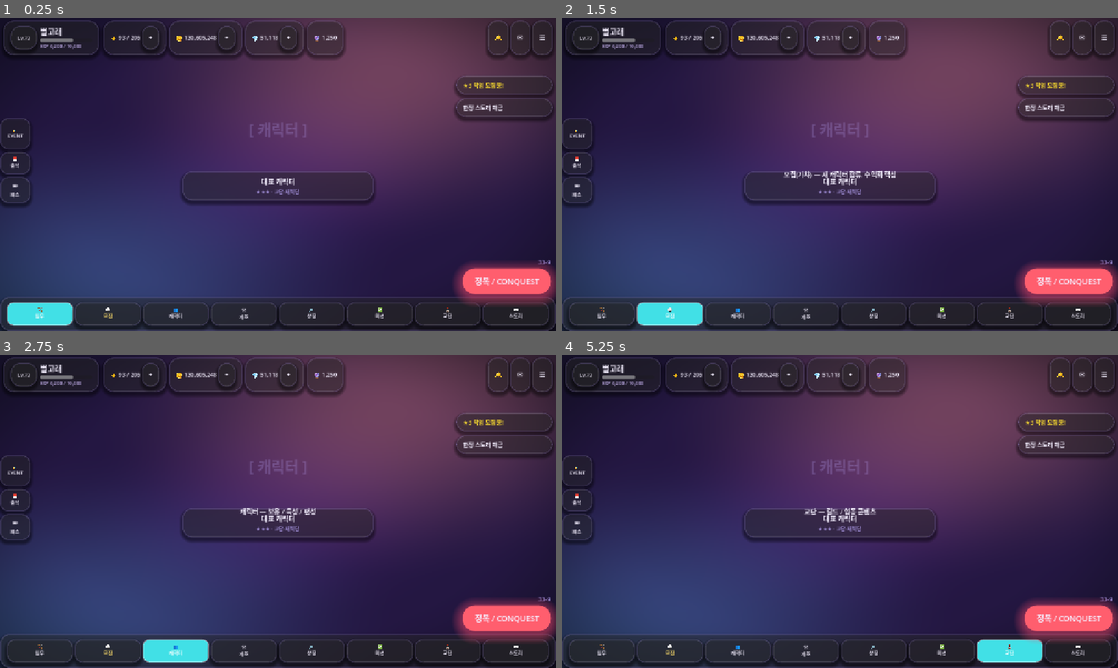
Above: before the commit, frames 1-4 (two rows, left to right).
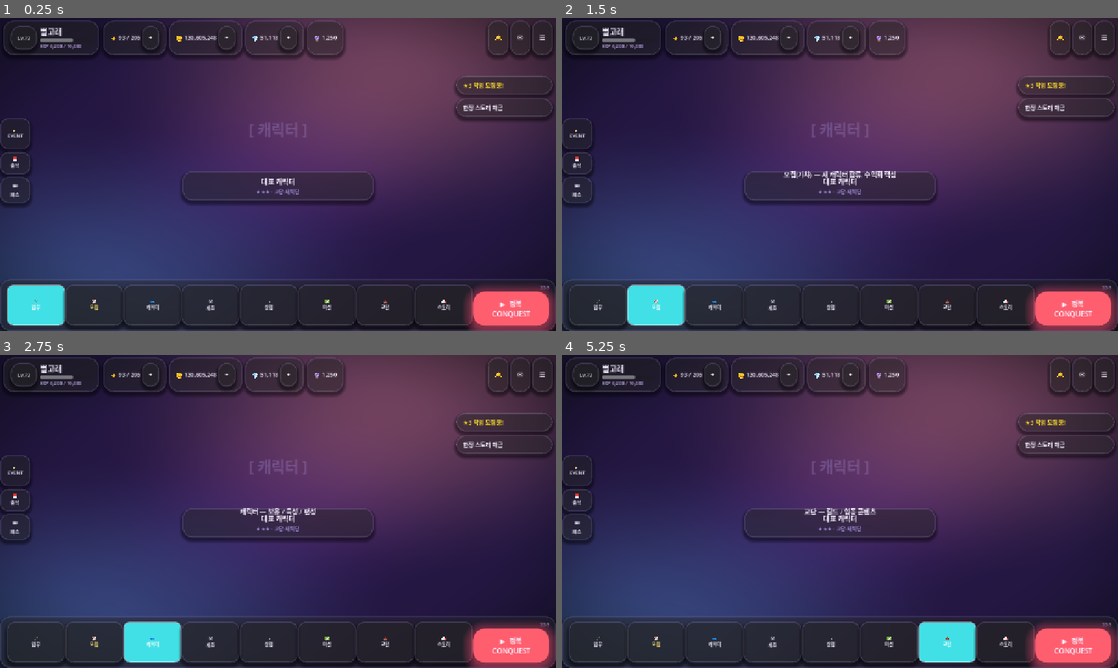
Above: after the commit, the same moments.

Repository: KADSA-OFFICIAL/Group-2
Game: Godot game, scene res://Boot.tscn
Two runs of this game, one before a commit and one after it. Both use one fixed random seed, a clock stepped at 60 frames per second and the inputs below.
Inputs:
- Up to frame 1 (0.25 s): no input
- Up to frame 2 (1.5 s): click "🏹 임무" at 0.5 s; click "🎲 모집" at 1.25 s
- Up to frame 3 (2.75 s): click "👥 캐릭터" at 2 s
- Up to frame 4 (5.25 s): click "⚒ 제조" at 2.75 s; click "🛒 상점" at 3.5 s; click "✅ 미션" at 4.25 s; click "🏰 교단" at 5 s

The runs differ from the first frame. In frame 1, 8.0% of the frame differs, in the area x 0-100%, y 77-100%; in frame 2, 8.3%; in frame 3, 8.6%; in frame 4, 9.6%.

Commit message:
feat: 정복 버튼을 하단 내비 바에 통합
- ConquestCTA(분리 VBoxContainer) 제거
- NavPanel 내부에 OuterRow(HBoxContainer) 추가
- BottomNav: size_flags_horizontal=3 으로 좌측 공간 확장, 폰트 10px로 슬림화
- ConquestSection(175px 고정폭)을 OuterRow 우측에 배치
  - NextStageLabel(unique): "33-9  다음 정복 스테이지" 상단 소형 라벨
  - ConquestButton(unique): 하단 바와 같은 높이로 cta_box 적용

Co-Authored-By: Claude Sonnet 4.6 <noreply@anthropic.com>

Diff:
--- a/screens/main/MainScreen.tscn
+++ b/screens/main/MainScreen.tscn
@@ -332,99 +332,105 @@
 theme_override_font_sizes/font_size = 12
 theme_override_colors/font_color = Color(0.741176, 0.666667, 1, 0.8)
 
-; ── BottomNav ──────────────────────────────────────────────────────────────
+; ── 하단 바: 내비게이션 + 정복 버튼 (같은 높이) ────────────────────────────
 [node name="NavPanel" type="PanelContainer" parent="."]
 layout_mode = 1
 anchor_top = 1.0
 anchor_right = 1.0
 anchor_bottom = 1.0
-offset_top = -76.0
+offset_top = -82.0
 grow_horizontal = 2
 grow_vertical = 0
 
-[node name="BottomNav" type="HBoxContainer" parent="NavPanel"]
-unique_name_in_owner = true
-layout_mode = 2
-theme_override_constants/separation = 4
-
-[node name="Hunt" type="Button" parent="NavPanel/BottomNav"]
-layout_mode = 2
-size_flags_horizontal = 3
+[node name="OuterRow" type="HBoxContainer" parent="NavPanel"]
+layout_mode = 2
+theme_override_constants/separation = 0
+
+; ── BottomNav (좌측 확장) ──
+[node name="BottomNav" type="HBoxContainer" parent="NavPanel/OuterRow"]
+unique_name_in_owner = true
+layout_mode = 2
+size_flags_horizontal = 3
+theme_override_constants/separation = 0
+
+[node name="Hunt" type="Button" parent="NavPanel/OuterRow/BottomNav"]
+layout_mode = 2
+size_flags_horizontal = 3
+size_flags_vertical = 3
 text = "🏹\n임무"
-theme_override_font_sizes/font_size = 11
-
-[node name="Recruit" type="Button" parent="NavPanel/BottomNav"]
-layout_mode = 2
-size_flags_horizontal = 3
+theme_override_font_sizes/font_size = 10
+
+[node name="Recruit" type="Button" parent="NavPanel/OuterRow/BottomNav"]
+layout_mode = 2
+size_flags_horizontal = 3
+size_flags_vertical = 3
 text = "🎲\n모집"
-theme_override_font_sizes/font_size = 11
+theme_override_font_sizes/font_size = 10
 theme_override_colors/font_color = Color(1, 0.875, 0.42, 1)
 
-[node name="Characters" type="Button" parent="NavPanel/BottomNav"]
-layout_mode = 2
-size_flags_horizontal = 3
+[node name="Characters" type="Button" parent="NavPanel/OuterRow/BottomNav"]
+layout_mode = 2
+size_flags_horizontal = 3
+size_flags_vertical = 3
 text = "👥\n캐릭터"
-theme_override_font_sizes/font_size = 11
-
-[node name="Craft" type="Button" parent="NavPanel/BottomNav"]
-layout_mode = 2
-size_flags_horizontal = 3
+theme_override_font_sizes/font_size = 10
+
+[node name="Craft" type="Button" parent="NavPanel/OuterRow/BottomNav"]
+layout_mode = 2
+size_flags_horizontal = 3
+size_flags_vertical = 3
 text = "⚒\n제조"
-theme_override_font_sizes/font_size = 11
-
-[node name="Shop" type="Button" parent="NavPanel/BottomNav"]
-layout_mode = 2
-size_flags_horizontal = 3
+theme_override_font_sizes/font_size = 10
+
+[node name="Shop" type="Button" parent="NavPanel/OuterRow/BottomNav"]
+layout_mode = 2
+size_flags_horizontal = 3
+size_flags_vertical = 3
 text = "🛒\n상점"
-theme_override_font_sizes/font_size = 11
-
-[node name="Mission" type="Button" parent="NavPanel/BottomNav"]
-layout_mode = 2
-size_flags_horizontal = 3
+theme_override_font_sizes/font_size = 10
+
+[node name="Mission" type="Button" parent="NavPanel/OuterRow/BottomNav"]
+layout_mode = 2
+size_flags_horizontal = 3
+size_flags_vertical = 3
 text = "✅\n미션"
-theme_override_font_sizes/font_size = 11
-
-[node name="Faction" type="Button" parent="NavPanel/BottomNav"]
-layout_mode = 2
-size_flags_horizontal = 3
+theme_override_font_sizes/font_size = 10
+
+[node name="Faction" type="Button" parent="NavPanel/OuterRow/BottomNav"]
+layout_mode = 2
+size_flags_horizontal = 3
+size_flags_vertical = 3
 text = "🏰\n교단"
-theme_override_font_sizes/font_size = 11
-
-[node name="Story" type="Button" parent="NavPanel/BottomNav"]
-layout_mode = 2
-size_flags_horizontal = 3
+theme_override_font_sizes/font_size = 10
+
+[node name="Story" type="Button" parent="NavPanel/OuterRow/BottomNav"]
+layout_mode = 2
+size_flags_horizontal = 3
+size_flags_vertical = 3
 text = "📖\n스토리"
-theme_override_font_sizes/font_size = 11
-
-; ── ConquestCTA ────────────────────────────────────────────────────────────
-[node name="ConquestCTA" type="VBoxContainer" parent="."]
-layout_mode = 1
-anchor_left = 1.0
-anchor_top = 1.0
-anchor_right = 1.0
-anchor_bottom = 1.0
-offset_left = -190.0
-offset_top = -168.0
-offset_right = -12.0
-offset_bottom = -84.0
-grow_horizontal = 0
-grow_vertical = 0
-theme_override_constants/separation = 4
-
-[node name="NextStageLabel" type="Label" parent="ConquestCTA"]
-unique_name_in_owner = true
-layout_mode = 2
-text = "33-9"
+theme_override_font_sizes/font_size = 10
+
+; ── ConquestSection (우측 고정폭) ──
+[node name="ConquestSection" type="VBoxContainer" parent="NavPanel/OuterRow"]
+layout_mode = 2
+custom_minimum_size = Vector2(175, 0)
+size_flags_vertical = 3
+theme_override_constants/separation = 2
+
+[node name="NextStageLabel" type="Label" parent="NavPanel/OuterRow/ConquestSection"]
+unique_name_in_owner = true
+layout_mode = 2
+text = "33-9  다음 정복 스테이지"
 horizontal_alignment = 2
-theme_override_font_sizes/font_size = 14
-theme_override_colors/font_color = Color(0.741176, 0.666667, 1, 0.85)
-
-[node name="ConquestButton" type="Button" parent="ConquestCTA"]
-unique_name_in_owner = true
-layout_mode = 2
-custom_minimum_size = Vector2(166, 56)
-text = "정복 / CONQUEST"
-theme_override_font_sizes/font_size = 18
+theme_override_font_sizes/font_size = 10
+theme_override_colors/font_color = Color(0.741176, 0.666667, 1, 0.75)
+
+[node name="ConquestButton" type="Button" parent="NavPanel/OuterRow/ConquestSection"]
+unique_name_in_owner = true
+layout_mode = 2
+size_flags_vertical = 3
+text = "▶  정복\nCONQUEST"
+theme_override_font_sizes/font_size = 16
 
 ; ── Toast ──────────────────────────────────────────────────────────────────
 [node name="Toast" type="Label" parent="."]
